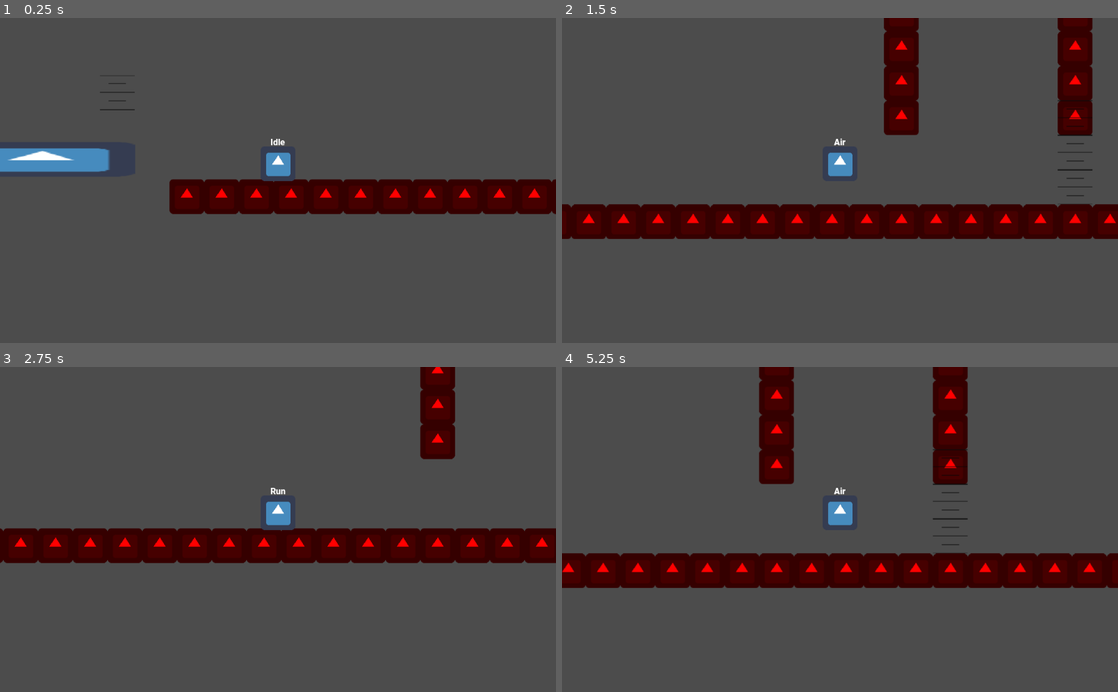
Above: before the commit, frames 1-4 (two rows, left to right).
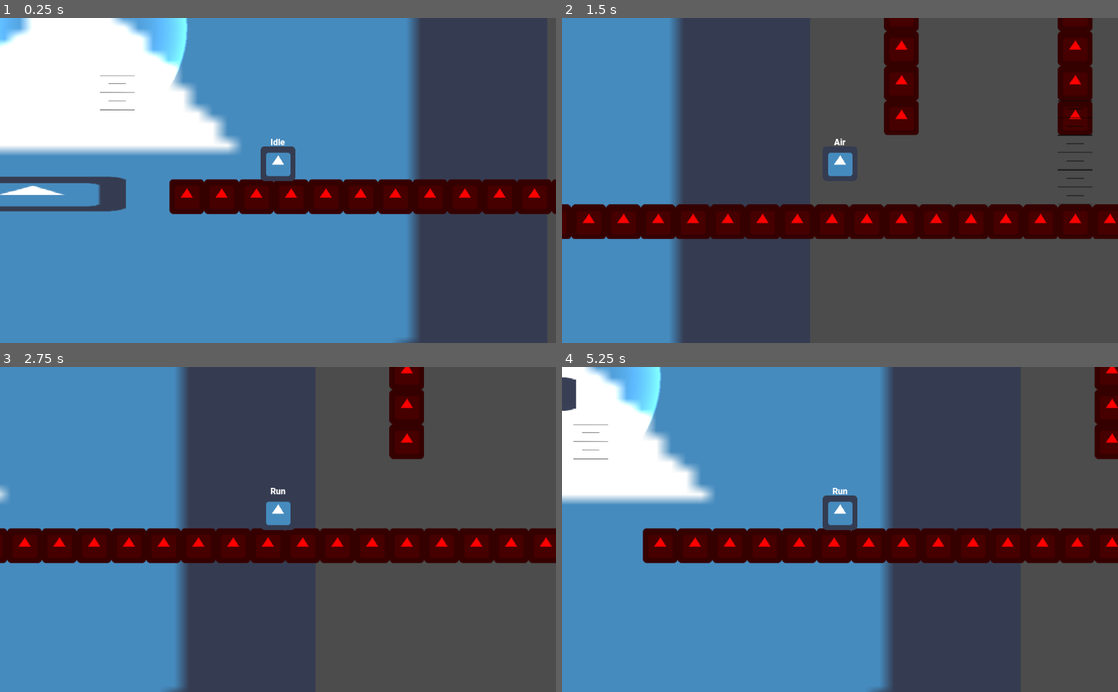
Above: after the commit, the same moments.

Repository: Vikrant0-7/Icecube_Adventure
Game: Godot game, scene res://Test.tscn
Same seed, same stepped clock (60 frames per second), same inputs: the game is played once before the commit and once after it. The project has no main scene, so this scene is started directly. The engine's default icon, where the game draws it, is replaced by a stand-in: a white triangle on a blue panel in a dark square.
Inputs:
- Up to frame 1 (0.25 s): no input
- Up to frame 2 (1.5 s): hold Shift (Sprint) 0.53-1.28 s; hold Right (Right) from 0.53 s (still down); tap Up (Jump) at 0.77 s; tap S (duck) at 1.35 s
- Up to frame 3 (2.75 s): tap Up (Jump) at 1.52 s; release Right (Right) at 2.03 s; hold Left (Left) from 2.03 s (still down); hold Shift (Sprint) from 2.03 s (still down)
- Up to frame 4 (5.25 s): release Left (Left) at 2.78 s; release Shift (Sprint) at 2.78 s; hold Right (Right) 2.78-4.28 s; tap S (duck) at 2.85, 4.35 s; tap Up (Jump) at 3.02, 3.77, 4.52 s; hold Shift (Sprint) 3.53-4.28 s; hold Left (Left) 4.28-5.03 s; hold Right (Right) from 5.03 s (still down); hold Shift (Sprint) from 5.03 s (still down)

The runs differ from the first frame. In frame 1, 68% of the frame differs, in the area x 0-76%, y 0-100%; in frame 2, 19%; in frame 3, 34%; in frame 4, 67%.

Commit message:
Added support to detect if player is lit.

Diff:
--- /dev/null
+++ b/Prefabs/Light.tscn
@@ -0,0 +1,10 @@
+[gd_scene load_steps=2 format=2]
+
+[ext_resource path="res://Scripts/Light/Light.gd" type="Script" id=1]
+
+[node name="Light" type="Light2D"]
+script = ExtResource( 1 )
+
+[node name="RayCast2D" type="RayCast2D" parent="."]
+enabled = true
+cast_to = Vector2( 0, 100 )
--- a/Prefabs/MovingPlatform.tscn
+++ b/Prefabs/MovingPlatform.tscn
@@ -7,15 +7,16 @@
 [sub_resource type="RectangleShape2D" id=1]
 extents = Vector2( 170.554, 27 )
 
-[node name="Line2D" type="Line2D"]
+[node name="Platfrom" type="Line2D"]
 script = ExtResource( 3 )
 closed_loop = true
 debug = true
 
 [node name="MovingPlatform" type="KinematicBody2D" parent="."]
 position = Vector2( 238.139, 206.148 )
-collision_layer = 4
+collision_layer = 32
 collision_mask = 0
+motion/sync_to_physics = true
 script = ExtResource( 1 )
 
 [node name="icon" type="Sprite" parent="MovingPlatform"]
--- a/Prefabs/Player.tscn
+++ b/Prefabs/Player.tscn
@@ -16,7 +16,13 @@
 [sub_resource type="DynamicFont" id=2]
 font_data = ExtResource( 7 )
 
-[node name="Player" type="KinematicBody2D"]
+[sub_resource type="OccluderPolygon2D" id=3]
+polygon = PoolVector2Array( -28, -60, 28, -60, 28, -4, -28, -4 )
+
+[node name="Player" type="KinematicBody2D" groups=[
+"Player",
+]]
+collision_mask = 34
 script = ExtResource( 3 )
 
 [node name="sprite" type="Sprite" parent="."]
@@ -62,13 +68,14 @@
 time_to_descent = 0.35
 max_jumps = 4
 drag = 0.02
-can_jet = true
+can_double_jump = true
+can_wall_jump = true
 
 [node name="Timer" type="Timer" parent="State_Machine/Air"]
 
 [node name="WallJump" type="Node" parent="State_Machine"]
 script = ExtResource( 8 )
-wall_jump_force = 500.0
+wall_jump_force = 700.0
 no_control_state = 2.0
 wall_gravity = 500.0
 
@@ -97,4 +104,7 @@
 cast_to = Vector2( 0, 8 )
 collision_mask = 4
 
+[node name="LightOccluder2D" type="LightOccluder2D" parent="."]
+occluder = SubResource( 3 )
+
 [connection signal="timeout" from="State_Machine/Air/Timer" to="State_Machine/Air" method="on_timeout"]
--- /dev/null
+++ b/Scripts/Light/Light.gd
@@ -0,0 +1,17 @@
+extends Light2D
+
+
+export var time_period : float
+onready var ray : RayCast2D = $RayCast2D
+onready var player : Player = get_tree().get_nodes_in_group("Player")[0]
+
+func _ready() -> void:
+	ray.cast_to = Vector2(0,(texture.get_size()/3).length() * texture_scale)
+
+func _physics_process(delta: float) -> void:
+	ray.rotation_degrees = rad2deg((player.global_position - global_position).angle()) - 90
+
+	if ray.is_colliding():
+		var a = ray.get_collider()
+		if a.has_method("lit"):
+			a.lit()
--- a/Scripts/Player/Player.gd
+++ b/Scripts/Player/Player.gd
@@ -7,6 +7,7 @@
 var velocity : Vector2
 
 var platform_velocity
+
 
 #to get input from users
 func get_input() -> void:
@@ -26,18 +27,5 @@
 func _physics_process(delta : float):
 	get_input()
 
-func is_on_platform() -> bool:
-	$Raycast/left.force_raycast_update()
-	$Raycast/right.force_raycast_update()
-
-	var l = $Raycast/left.get_collider()
-	var r = $Raycast/right.get_collider()
-
-	if $Raycast/left.is_colliding():
-		platform_velocity = $Raycast/left.get_collider().velocity
-	elif $Raycast/right.is_colliding():
-		platform_velocity = $Raycast/right.get_collider().velocity
-	else:
-		platform_velocity = 0
-
-	return $Raycast/left.is_colliding() or $Raycast/right.is_colliding()
+func lit() -> void:
+	print("yeh")
--- a/Test.tscn
+++ b/Test.tscn
@@ -1,9 +1,11 @@
-[gd_scene load_steps=8 format=2]
+[gd_scene load_steps=10 format=2]
 
 [ext_resource path="res://icon.png" type="Texture" id=1]
 [ext_resource path="res://Prefabs/Player.tscn" type="PackedScene" id=2]
 [ext_resource path="res://pixel Scale.png" type="Texture" id=3]
 [ext_resource path="res://Prefabs/MovingPlatform.tscn" type="PackedScene" id=4]
+[ext_resource path="res://Prefabs/Light.tscn" type="PackedScene" id=5]
+[ext_resource path="res://Sprites/XydpR.png" type="Texture" id=6]
 
 [sub_resource type="ConvexPolygonShape2D" id=1]
 points = PoolVector2Array( 0, 0, 64, 0, 64, 64, 0, 64 )
@@ -59,14 +61,27 @@
 
 [node name="Player" parent="." instance=ExtResource( 2 )]
 position = Vector2( -632, 376 )
-collision_mask = 6
 
 [node name="Scale" type="TileMap" parent="."]
 tile_set = SubResource( 3 )
 format = 1
 tile_data = PoolIntArray( 131060, 0, 0, 393201, 0, 0, 327685, 0, 0, 458717, 0, 0, 458719, 0, 0, 458721, 0, 0, 458723, 0, 0, 458725, 0, 0, 393221, 0, 0, 524252, 0, 0, 524254, 0, 0, 524256, 0, 0, 524258, 0, 0, 524260, 0, 0, 524262, 0, 0, 458757, 0, 0 )
 
-[node name="Line2D" parent="." instance=ExtResource( 4 )]
-position = Vector2( -1108.43, 272.786 )
-points = PoolVector2Array( 20.4301, 215.214, 164.43, 119.214, -139.57, -8.78601, 180.43, -136.786 )
+[node name="icon" type="Sprite" parent="."]
+position = Vector2( -1012, 420 )
+scale = Vector2( 27.375, 19.625 )
+z_index = -2
+texture = ExtResource( 1 )
+
+[node name="Light" parent="." instance=ExtResource( 5 )]
+position = Vector2( -992, 232 )
+texture = ExtResource( 6 )
+shadow_enabled = true
+shadow_filter = 2
+shadow_filter_smooth = 4.7
+
+[node name="Platfrom" parent="." instance=ExtResource( 4 )]
+position = Vector2( -1304, 344 )
+points = PoolVector2Array( 224, 200, -8, 0, 288, -128, 472, -32, 752, 296, 480, 48 )
+closed_loop = false
 debug = false
--- a/project.godot
+++ b/project.godot
@@ -99,6 +99,15 @@
  ]
 }
 
+[layer_names]
+
+2d_physics/layer_1="Player"
+2d_physics/layer_2="World"
+2d_physics/layer_3="Enemy"
+2d_physics/layer_4="Powerups"
+2d_physics/layer_5="Pickups"
+2d_physics/layer_6="MovingPlatforms"
+
 [physics]
 
 common/enable_pause_aware_picking=true
Not shown: 1 places in Prefabs/Player.tscn that only renumber resources
Binary file added: Sprites/XydpR.png
